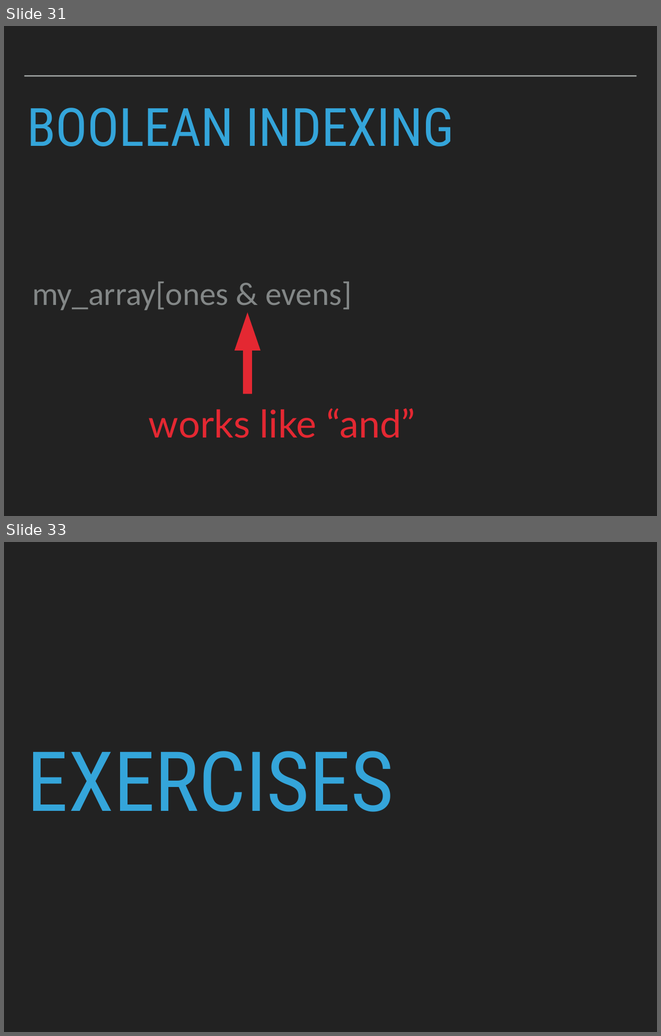
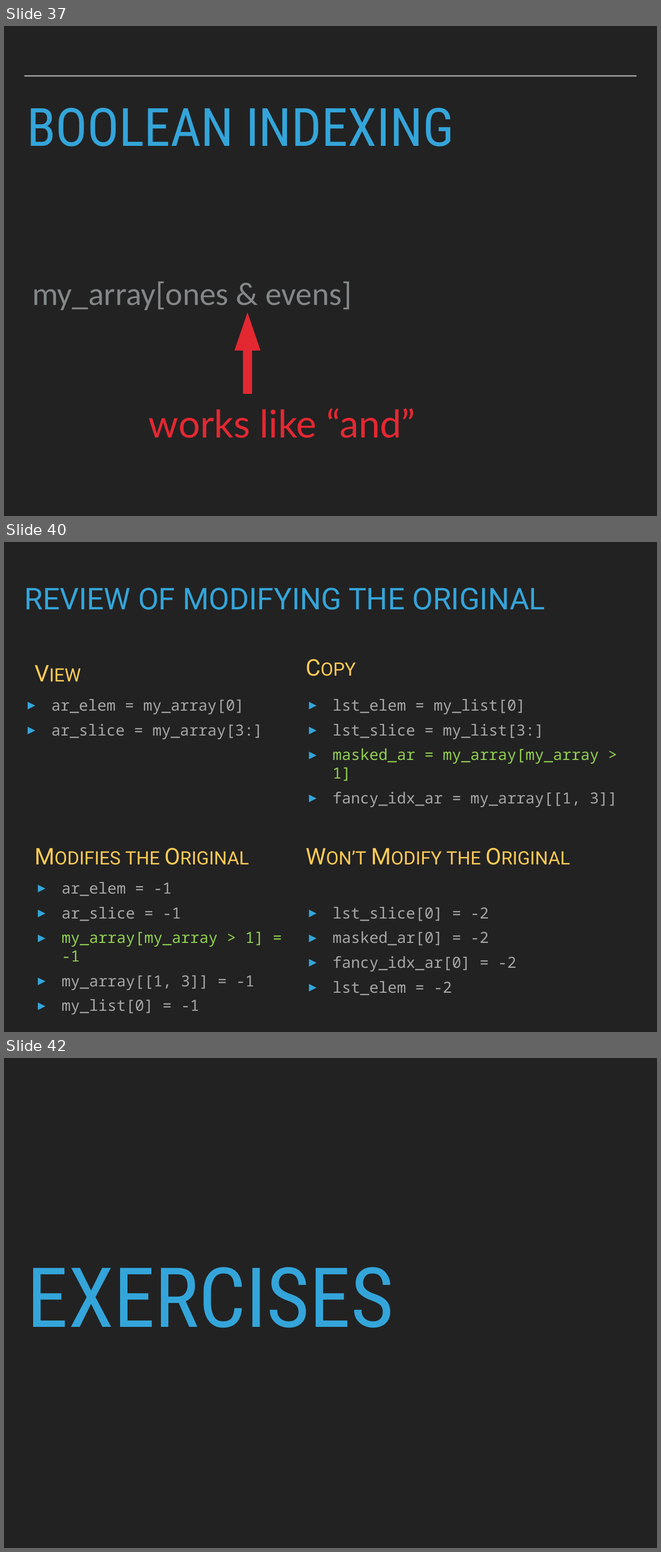
Before and after one commit to patricks1/python-for-data-science, a slide deck: Session05/Session5_Slides.pptx. Shown one above the other, each under a label of ours: slides 31 and 33 before the commit, slides 37, 40 and 42 after it; the slides between them are not shown. The pictures are 661x1036 and 661x1552 pixels, drawn with LibreOffice and Linux fonts; fonts in the diff are those of the drawing. Boxes give left, top, right and bottom in pixels: in the first picture for what was removed or moved away, otherwise in the second. Text is boxed around its words. In the diff, an @@ line names an element or a change of style, - is before the commit and + after.

```diff
--- a/Session05/Session5_Slides.pptx
+++ b/Session05/Session5_Slides.pptx
@@ slide 40 added at box(4, 542, 657, 1032), background #222222 @@
@@ text added at box(25, 588, 545, 610), 47 pt, text #34A5DA @@
+REVIEW OF MODIFYING THE ORIGINAL
@@ title added at box(35, 653, 330, 692), 36 pt, text #FDCB56, small capitals @@
+View
@@ text added at box(306, 653, 632, 692), 36 pt, text #FDCB56, small capitals @@
+Copy
@@ text added at box(51, 699, 263, 739), 24 pt, text #A7A7A7 @@
+▸ ar_elem = my_array[0]
+▸ ar_slice = my_array[3:]
@@ text added at box(333, 699, 617, 807), 24 pt, text #A7A7A7 @@
+▸ lst_elem = my_list[0]
+▸ lst_slice = my_list[3:]
+▸ masked_ar = my_array[my_array > 1]
+▸ fancy_idx_ar = my_array[[1, 3]]
@@ text added at box(125, 851, 160, 864), 36 pt, text #FDCB56, small capitals @@
+Modifies the Original
@@ text added at box(326, 850, 481, 865), 36 pt, text #FDCB56, small capitals @@
+Won’t Modify the Original
@@ text added at box(62, 882, 264, 1014), 24 pt, text #A7A7A7 @@
+▸ ar_elem = -1
+▸ ar_slice = -1
+▸ my_array[my_array > 1] = -1
+▸ my_array[[1, 3]] = -1
+▸ my_list[0] = -1
@@ text added at box(333, 907, 517, 995), 24 pt, text #A7A7A7 @@
+▸ lst_slice[0] = -2
+▸ masked_ar[0] = -2
+▸ fancy_idx_ar[0] = -2
+▸ lst_elem = -2
@@ what was slide 31 is now slide 37 @@
@@ what was slide 33 is now slide 42 @@
```
Also in this commit, not shown: 4 slides changed, 13 other slides added, 5 slides removed, 2 other files.
